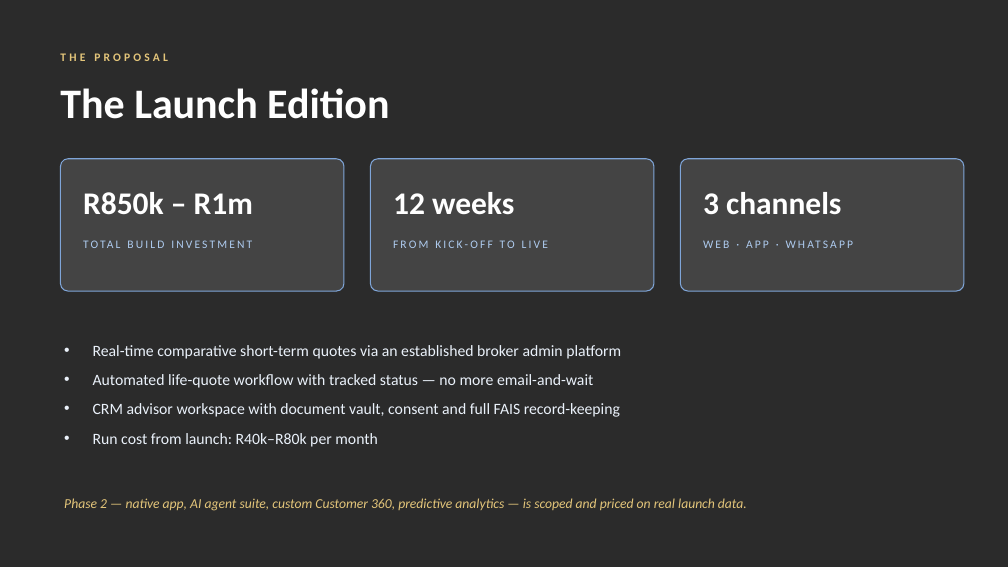
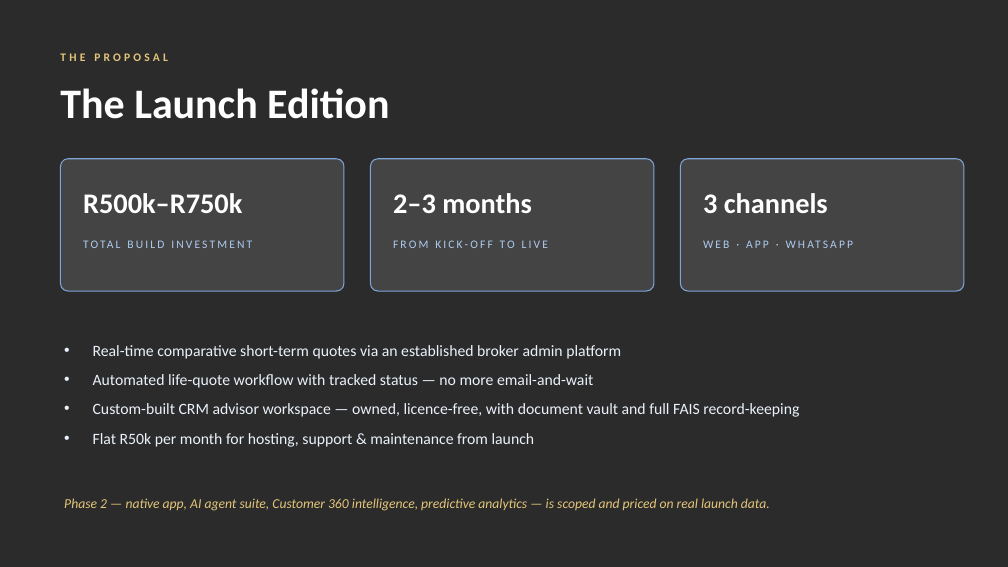
Before and after one commit to MalcolmGov/Gaslite, a slide deck: slide 5 of docs/marlin-moodley/Marlin-Moodley-Proposal-Deck.pptx. Drawn at 1008x567 pixels with LibreOffice and Linux fonts; fonts in the diff are those of the drawing; background and template pictures are left out; a plain dark background stands for a picture behind light text. Boxes give left, top, right and bottom in pixels: in the first picture for what was removed or moved away, otherwise in the second. Text is boxed around its words. In the diff, an @@ line names an element or a change of style, - is before the commit and + after.

Commit message:
Update Marlin Moodley proposal to v1.5 with discovery questionnaire (#8)
R500k-R750k Launch Edition with custom CRM in scope, 2-3 months, flat R50k/month; deck re-cut to match; adds the two-page client discovery questionnaire.

```diff
--- a/docs/marlin-moodley/Marlin-Moodley-Proposal-Deck.pptx
+++ b/docs/marlin-moodley/Marlin-Moodley-Proposal-Deck.pptx
@@ text "3 channels" at (703, 193, 828, 213): size 30 to 27 pt @@
@@ text at (83, 193, 242, 213): text changed; size 30 to 27 pt @@
-R850k – R1m
+R500k–R750k
@@ text at (393, 193, 532, 213): text changed; size 30 to 27 pt @@
-12 weeks
+2–3 months
@@ text at (93, 403, 799, 447): text changed @@
-• CRM advisor workspace with document vault, consent and full FAIS record-keeping
-• Run cost from launch: R40k–R80k per month
+• Custom-built CRM advisor workspace — owned, licence-free, with document vault and full FAIS record-keeping
+• Flat R50k per month for hosting, support & maintenance from launch
@@ text at (64, 498, 770, 511): text changed @@
-Phase 2 — native app, AI agent suite, custom Customer 360, predictive analytics — is scoped and priced on real launch data.
+Phase 2 — native app, AI agent suite, Customer 360 intelligence, predictive analytics — is scoped and priced on real launch data.
```
Also in this commit, not shown: 6 other slides changed, 3 other files.
